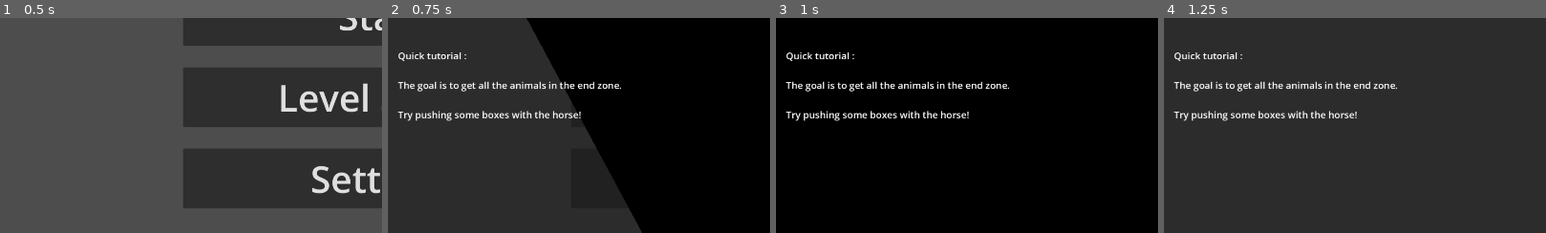
Above: before the commit, frames 1-4 (left to right).
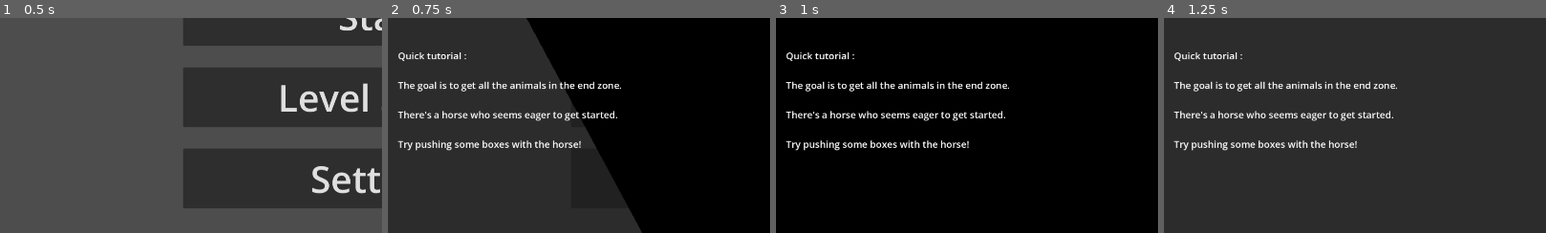
Above: after the commit, the same moments.

Repository: somestufz/GDS-Game-Jam-Repo
Game: Godot game, scene res://scenes/main/game.tscn
Two runs of this game, one before a commit and one after it. Both use one fixed random seed, a clock stepped at 60 frames per second and the inputs below.
Inputs:
- Up to frame 1 (0.5 s): no input
- Up to frame 2 (0.75 s): click "Start" at 0.5 s
- Up to frame 3 (1 s): no input
- Up to frame 4 (1.25 s): no input
The pictures show only the part of the screen within x 0-50%, y 50-100%; the shares and areas given below are measured in that part.

Frame 1 is identical in both runs. In frame 2, 2.0% of the frame differs, in the area x 2-60%, y 43-62%; in frame 3, 2.1%; in frame 4, 2.0%.

Commit message:
fixed tutorial messages
and improved them!

Diff:
--- a/Main/Sokoban/scenes/main/levels/level_chameleon_1.tscn
+++ b/Main/Sokoban/scenes/main/levels/level_chameleon_1.tscn
@@ -50,6 +50,8 @@
 layout_mode = 2
 text = "Quick tutorial :
 
+You won't catch this guy at a party.
+
 The chameleon can turn invisible to go
  through boxes, and even other animals!
 
--- a/Main/Sokoban/scenes/main/levels/level_chameleon_3.tscn
+++ b/Main/Sokoban/scenes/main/levels/level_chameleon_3.tscn
@@ -39,3 +39,6 @@
 
 [node name="LockedDoor" parent="Entities/Items" parent_id_path=PackedInt32Array(115791320) index="4" unique_id=748499467 instance=ExtResource("5_j18sr")]
 position = Vector2(950, 650)
+
+[node name="Label" parent="TemporaryTutorial/BottomLeft/VBoxContainer" parent_id_path=PackedInt32Array(1781109710) index="0" unique_id=773044512]
+text = ""
--- a/Main/Sokoban/scenes/main/levels/level_horse_1.tscn
+++ b/Main/Sokoban/scenes/main/levels/level_horse_1.tscn
@@ -49,6 +49,8 @@
 
 The goal is to get all the animals in the end zone.
 
+There's a horse who seems eager to get started.
+
 Try pushing some boxes with the horse!
 "
 label_settings = SubResource("LabelSettings_llcc8")
--- a/Main/Sokoban/scenes/main/levels/level_horse_4.tscn
+++ b/Main/Sokoban/scenes/main/levels/level_horse_4.tscn
@@ -48,3 +48,6 @@
 
 [node name="Box10" parent="Entities/Items" parent_id_path=PackedInt32Array(115791320) index="9" unique_id=1392298608 instance=ExtResource("3_sy4fo")]
 position = Vector2(1050, 550)
+
+[node name="Label" parent="TemporaryTutorial/BottomLeft/VBoxContainer" parent_id_path=PackedInt32Array(252287454) index="0" unique_id=1093022684]
+text = ""
--- a/Main/Sokoban/scenes/main/levels/level_horse_5.tscn
+++ b/Main/Sokoban/scenes/main/levels/level_horse_5.tscn
@@ -26,3 +26,6 @@
 
 [node name="Box4" parent="Entities/Items" parent_id_path=PackedInt32Array(115791320) index="3" unique_id=900750140 instance=ExtResource("3_k78g2")]
 position = Vector2(1150, 450)
+
+[node name="Label" parent="TemporaryTutorial/BottomLeft/VBoxContainer" parent_id_path=PackedInt32Array(252287454) index="0" unique_id=1093022684]
+text = ""
--- a/Main/Sokoban/scenes/main/levels/level_kangaroo_1.tscn
+++ b/Main/Sokoban/scenes/main/levels/level_kangaroo_1.tscn
@@ -50,6 +50,7 @@
 layout_mode = 2
 text = "Quick tutorial :
 
+This animal has too much energy, I wonder why.
 The kangaroo can only jump two spaces at a time,
 however, this means it can jump over walls
 
--- a/Main/Sokoban/scenes/main/levels/level_kangaroo_4.tscn
+++ b/Main/Sokoban/scenes/main/levels/level_kangaroo_4.tscn
@@ -53,3 +53,6 @@
 
 [node name="Box9" parent="Entities/Items" parent_id_path=PackedInt32Array(115791320) index="8" unique_id=1726561454 instance=ExtResource("5_0xiwk")]
 position = Vector2(450, 450)
+
+[node name="Label" parent="TemporaryTutorial/BottomLeft/VBoxContainer" parent_id_path=PackedInt32Array(1134396055) index="0" unique_id=50388121]
+text = ""
--- a/Main/Sokoban/scenes/main/levels/level_snake_1.tscn
+++ b/Main/Sokoban/scenes/main/levels/level_snake_1.tscn
@@ -47,6 +47,9 @@
 layout_mode = 2
 text = "Quick tutorial :
 
-Try pulling some boxes with the snake!
+A snake has appeared!
+
+Snakes are great at pulling boxes,
+give it a try!
 "
 label_settings = SubResource("LabelSettings_sqpx0")
--- a/Main/Sokoban/scenes/main/levels/level_snake_2.tscn
+++ b/Main/Sokoban/scenes/main/levels/level_snake_2.tscn
@@ -27,5 +27,8 @@
 
 The animals are helping each other out!
 
+Who ever heard of a horse and a snake
+working together?
+
 Press Shift to switch between them.
 "
--- a/Main/Sokoban/scenes/main/levels/level_snake_3.tscn
+++ b/Main/Sokoban/scenes/main/levels/level_snake_3.tscn
@@ -40,3 +40,6 @@
 
 [node name="Box7" parent="Entities/Items" parent_id_path=PackedInt32Array(115791320) index="6" unique_id=1627174654 instance=ExtResource("3_t7l2s")]
 position = Vector2(1250, 650)
+
+[node name="Label" parent="TemporaryTutorial/BottomLeft/VBoxContainer" parent_id_path=PackedInt32Array(2377517) index="0" unique_id=1452728277]
+text = ""
